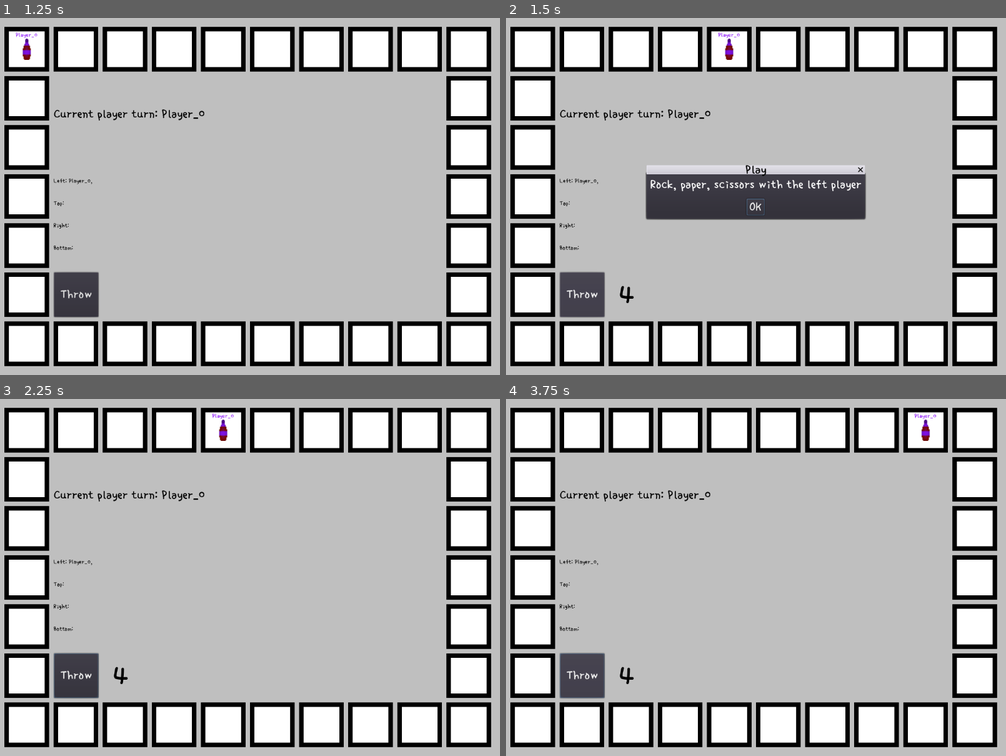
Above: before the commit, frames 1-4 (two rows, left to right).
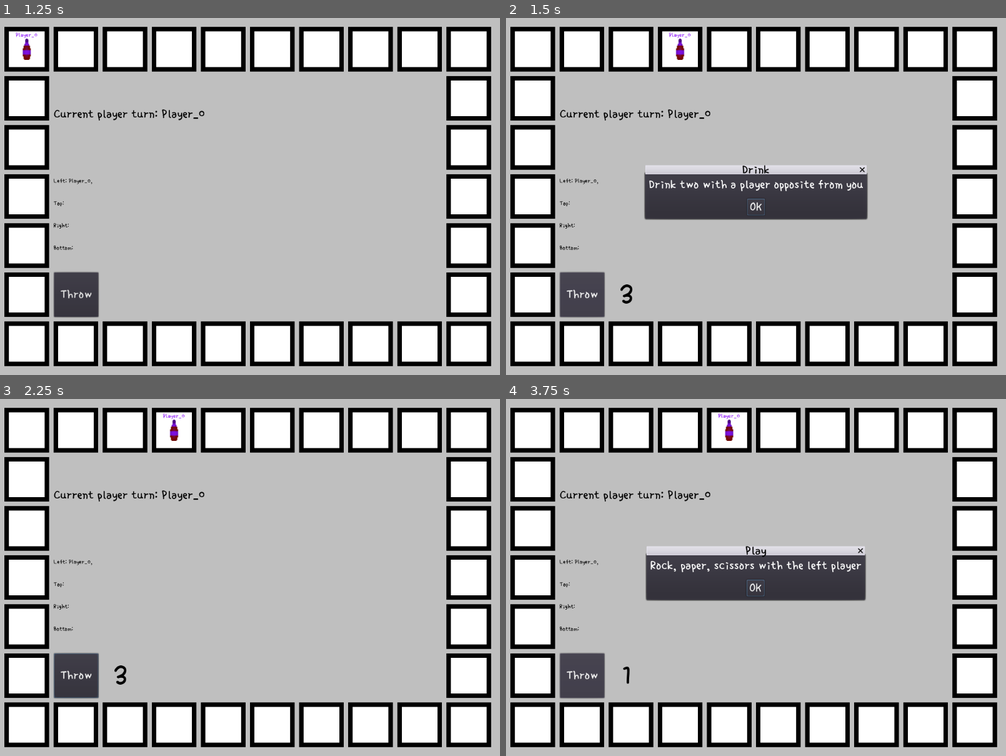
Above: after the commit, the same moments.

Repository: askoki160/angels-of-delta
Game: Godot game, scene res://Scenes/StartScene.tscn
Same seed, same stepped clock (60 frames per second), same inputs: the game is played once before the commit and once after it. Before the commit the project starts from res://StartScene.tscn.
Inputs:
- Up to frame 1 (1.25 s): click "Start" at 0.5 s
- Up to frame 2 (1.5 s): click "Throw" at 1.25 s
- Up to frame 3 (2.25 s): click "Start" at 2 s
- Up to frame 4 (3.75 s): click "Start" at 2.75 s; click "Throw" at 3.5 s

Frame 1 is identical in both runs. In frame 2, 1.1% of the frame differs, in the area x 22-73%, y 4-81%; in frame 3, 0.3%; in frame 4, 6.8%, in the area x 10-87%, y 4-84%.

Commit message:
Reorganized project structure

Diff:
--- /dev/null
+++ b/Scenes/DiceScene.tscn
@@ -0,0 +1,42 @@
+[gd_scene load_steps=5 format=2]
+
+[ext_resource path="res://Scripts/DiceScene.gd" type="Script" id=1]
+[ext_resource path="res://assets/fonts/single_day_dynamic.tres" type="DynamicFont" id=2]
+[ext_resource path="res://assets/fonts/single_day_regular.ttf" type="DynamicFontData" id=3]
+
+
+[sub_resource type="DynamicFont" id=1]
+size = 70
+font_data = ExtResource( 3 )
+
+[node name="Node2D" type="Node2D"]
+script = ExtResource( 1 )
+
+[node name="Label" type="Label" parent="."]
+self_modulate = Color( 0, 0, 0, 1 )
+show_behind_parent = true
+margin_left = 100.0
+margin_right = 200.0
+margin_bottom = 100.0
+size_flags_horizontal = 0
+size_flags_vertical = 0
+custom_fonts/font = SubResource( 1 )
+custom_colors/font_color = Color( 1, 1, 1, 1 )
+custom_colors/font_outline_modulate = Color( 1, 1, 1, 1 )
+align = 1
+valign = 1
+__meta__ = {
+"_edit_use_anchors_": false
+}
+
+[node name="Button" type="Button" parent="."]
+margin_left = 0.574673
+margin_right = 100.0
+margin_bottom = 100.0
+custom_fonts/font = ExtResource( 2 )
+custom_colors/font_color_disabled = Color( 1, 1, 1, 1 )
+text = "Throw"
+__meta__ = {
+"_edit_use_anchors_": false
+}
+[connection signal="pressed" from="Button" to="." method="_on_Button_pressed"]
--- /dev/null
+++ b/Scenes/Field.tscn
@@ -0,0 +1,26 @@
+[gd_scene load_steps=2 format=2]
+
+[ext_resource path="res://Scripts/Field.gd" type="Script" id=2]
+
+
+[node name="Node2D" type="Node2D"]
+script = ExtResource( 2 )
+
+[node name="OuterRect" type="ColorRect" parent="."]
+margin_left = -50.0
+margin_top = -50.0
+margin_right = 50.0
+margin_bottom = 50.0
+color = Color( 0, 0, 0, 1 )
+__meta__ = {
+"_edit_use_anchors_": false
+}
+
+[node name="InnerRect" type="ColorRect" parent="."]
+margin_left = -40.0
+margin_top = -40.0
+margin_right = 40.0
+margin_bottom = 40.0
+__meta__ = {
+"_edit_use_anchors_": false
+}
--- /dev/null
+++ b/Scenes/LobbyScene.tscn
@@ -0,0 +1,24 @@
+[gd_scene load_steps=2 format=2]
+
+[ext_resource path="res://assets/fonts/single_day_dynamic.tres" type="DynamicFont" id=1]
+
+[node name="Node2D" type="Node2D"]
+
+[node name="AllPlayers" type="Label" parent="."]
+margin_right = 1117.0
+margin_bottom = 197.0
+custom_fonts/font = ExtResource( 1 )
+__meta__ = {
+"_edit_use_anchors_": false
+}
+
+[node name="Button" type="Button" parent="."]
+margin_left = 302.0
+margin_top = 313.505
+margin_right = 760.0
+margin_bottom = 436.505
+custom_fonts/font = ExtResource( 1 )
+text = "Start"
+__meta__ = {
+"_edit_use_anchors_": false
+}
--- /dev/null
+++ b/Scenes/MainScene.tscn
@@ -0,0 +1,35 @@
+[gd_scene load_steps=5 format=2]
+
+[ext_resource path="res://assets/fonts/single_day_dynamic.tres" type="DynamicFont" id=1]
+[ext_resource path="res://Scenes/DiceScene.tscn" type="PackedScene" id=2]
+[ext_resource path="res://Scenes/PlayerPositionLegend.tscn" type="PackedScene" id=3]
+[ext_resource path="res://Scripts/MainScene.gd" type="Script" id=4]
+
+[node name="RootNode" type="Node2D"]
+script = ExtResource( 4 )
+
+[node name="ColorRect" type="ColorRect" parent="."]
+margin_right = 1120.0
+margin_bottom = 800.0
+color = Color( 0.752941, 0.752941, 0.752941, 1 )
+__meta__ = {
+"_edit_use_anchors_": false
+}
+
+[node name="CurrentPlayerTurn" type="Label" parent="."]
+modulate = Color( 0, 0, 0, 1 )
+margin_left = 120.0
+margin_top = 200.0
+margin_right = 433.0
+margin_bottom = 309.0
+custom_fonts/font = ExtResource( 1 )
+__meta__ = {
+"_edit_use_anchors_": false
+}
+
+[node name="PlayerPositionLegend" parent="." instance=ExtResource( 3 )]
+position = Vector2( 120, 340 )
+
+[node name="Dice" parent="." instance=ExtResource( 2 )]
+position = Vector2( 120, 570 )
+[connection signal="dice_thrown" from="Dice" to="." method="_on_Dice_dice_thrown"]
--- /dev/null
+++ b/Scenes/Player.tscn
@@ -0,0 +1,31 @@
+[gd_scene load_steps=5 format=2]
+
+[ext_resource path="res://assets/images/drinks/AppleJuice.png" type="Texture" id=1]
+[ext_resource path="res://Scripts/Player.gd" type="Script" id=2]
+[ext_resource path="res://assets/fonts/single_day_small.tres" type="DynamicFont" id=3]
+
+[sub_resource type="RectangleShape2D" id=1]
+extents = Vector2( 10.0327, 25.9297 )
+
+[node name="Player" type="KinematicBody2D"]
+script = ExtResource( 2 )
+
+[node name="Sprite" type="Sprite" parent="."]
+scale = Vector2( 1.8, 2 )
+texture = ExtResource( 1 )
+
+[node name="CollisionShape2D" type="CollisionShape2D" parent="."]
+position = Vector2( 1.52588e-05, 1.08371 )
+shape = SubResource( 1 )
+
+[node name="PlayerName" type="Label" parent="."]
+margin_left = -30.0
+margin_top = -40.0
+margin_right = 30.0
+margin_bottom = -24.0
+custom_fonts/font = ExtResource( 3 )
+align = 1
+valign = 1
+__meta__ = {
+"_edit_use_anchors_": false
+}
--- /dev/null
+++ b/Scenes/PlayerPositionLegend.tscn
@@ -0,0 +1,52 @@
+[gd_scene load_steps=2 format=2]
+
+[ext_resource path="res://assets/fonts/single_day_small.tres" type="DynamicFont" id=1]
+
+[node name="PlayerPositionLegend" type="Node2D"]
+
+[node name="Left" type="Label" parent="."]
+modulate = Color( 0, 0, 0, 1 )
+margin_right = 200.0
+margin_bottom = 50.0
+custom_fonts/font = ExtResource( 1 )
+text = "Left: "
+valign = 1
+__meta__ = {
+"_edit_use_anchors_": false
+}
+
+[node name="Top" type="Label" parent="."]
+modulate = Color( 0, 0, 0, 1 )
+margin_top = 50.0
+margin_right = 200.0
+margin_bottom = 100.0
+custom_fonts/font = ExtResource( 1 )
+text = "Top:"
+valign = 1
+__meta__ = {
+"_edit_use_anchors_": false
+}
+
+[node name="Right" type="Label" parent="."]
+modulate = Color( 0, 0, 0, 1 )
+margin_top = 100.0
+margin_right = 200.0
+margin_bottom = 150.0
+custom_fonts/font = ExtResource( 1 )
+text = "Right:"
+valign = 1
+__meta__ = {
+"_edit_use_anchors_": false
+}
+
+[node name="Bottom" type="Label" parent="."]
+modulate = Color( 0, 0, 0, 1 )
+margin_top = 150.0
+margin_right = 200.0
+margin_bottom = 200.0
+custom_fonts/font = ExtResource( 1 )
+text = "Bottom:"
+valign = 1
+__meta__ = {
+"_edit_use_anchors_": false
+}
--- /dev/null
+++ b/Scenes/PopUp.tscn
@@ -0,0 +1,7 @@
+[gd_scene format=2]
+
+[node name="Node2D" type="Node2D"]
+
+[node name="Polygon2D" type="Polygon2D" parent="."]
+color = Color( 0.137255, 0.137255, 0.137255, 1 )
+polygon = PoolVector2Array( 32, 448, 32, 576, 992, 576, 992, 448 )
--- /dev/null
+++ b/Scenes/StartScene.tscn
@@ -0,0 +1,63 @@
+[gd_scene load_steps=4 format=2]
+
+[ext_resource path="res://assets/fonts/single_day_dynamic.tres" type="DynamicFont" id=1]
+[ext_resource path="res://assets/fonts/single_day_large.tres" type="DynamicFont" id=2]
+[ext_resource path="res://Scripts/StartScene.gd" type="Script" id=3]
+
+[node name="Node2D" type="Node2D"]
+script = ExtResource( 3 )
+
+[node name="SpinBox" type="SpinBox" parent="."]
+margin_left = 493.282
+margin_top = 370.697
+margin_right = 610.282
+margin_bottom = 411.697
+size_flags_vertical = 9
+min_value = 1.0
+max_value = 10.0
+value = 1.0
+rounded = true
+align = 1
+__meta__ = {
+"_edit_use_anchors_": false
+}
+
+[node name="NumberOfPlayerLabel" type="Label" parent="."]
+margin_left = 78.1312
+margin_top = 245.092
+margin_right = 1021.13
+margin_bottom = 346.092
+custom_fonts/font = ExtResource( 1 )
+text = "Enter number of players:"
+align = 1
+valign = 1
+__meta__ = {
+"_edit_use_anchors_": false
+}
+
+[node name="StartButton" type="Button" parent="."]
+margin_left = 371.173
+margin_top = 503.995
+margin_right = 735.173
+margin_bottom = 573.995
+custom_fonts/font = ExtResource( 1 )
+custom_colors/font_color_disabled = Color( 0, 0, 0, 1 )
+text = "Start"
+__meta__ = {
+"_edit_use_anchors_": false
+}
+
+[node name="Title" type="Label" parent="."]
+margin_left = 124.884
+margin_top = 83.3243
+margin_right = 978.884
+margin_bottom = 217.324
+custom_fonts/font = ExtResource( 2 )
+text = "Angels of Delta"
+align = 1
+valign = 1
+__meta__ = {
+"_edit_use_anchors_": false
+}
+[connection signal="value_changed" from="SpinBox" to="." method="_on_SpinBox_value_changed"]
+[connection signal="pressed" from="StartButton" to="." method="_on_Button_pressed"]
--- /dev/null
+++ b/Scripts/DiceScene.gd
@@ -0,0 +1,14 @@
+extends Node2D
+
+signal dice_thrown
+
+# Called when the node enters the scene tree for the first time.
+func _ready():
+	pass # Replace with function body.
+
+
+func _on_Button_pressed():
+	# simulate throwing the dice
+	var dice_number = randi() % 6 + 1
+	$Label.text = str(dice_number)
+	emit_signal("dice_thrown", dice_number)
--- /dev/null
+++ b/Scripts/Field.gd
@@ -0,0 +1,14 @@
+extends Node2D
+
+# Called when the node enters the scene tree for the first time.
+func _ready():
+	pass
+
+func resize_sprite(height, width):
+	var sizeto = Vector2(height, width)
+	var size = get_node("OuterRect").get_size()
+	var size_inner = get_node("InnerRect").get_size()
+	var scale_vector: Vector2 = sizeto / size
+	var scale_inner_vector: Vector2 = sizeto / size_inner
+	#get_node("OuterRect").set_scale(scale_vector)
+	#get_node("InnerRect").set_scale(scale_inner_vector)
--- /dev/null
+++ b/Scripts/MainScene.gd
@@ -0,0 +1,80 @@
+extends Node2D
+
+onready var global_vars = get_node("/root/Global")
+onready var all_field_actions = global_vars.all_field_actions
+var Player = load("res://Scenes/Player.tscn")
+
+var state = Utils.PlayerState.new()
+var current_player = null
+
+# Called when the node enters the scene tree for the first time.
+func _ready():
+	var map = Utils.Map.new(self, global_vars.fields)
+	map.generate_fields()
+	for i in range(global_vars.players):
+		var Player = load("res://Scenes/Player.tscn")
+		var player_instance = Player.instance()
+		var player_name = "Player_" + str(i)
+		player_instance.set_name(player_name)
+		var player_sitting_position = i % global_vars.sitting_positions
+		match (player_sitting_position):
+			0:
+				$PlayerPositionLegend.get_node("Left").text += player_name + ", "
+			1:
+				$PlayerPositionLegend.get_node("Top").text += player_name + ", "
+			2:
+				$PlayerPositionLegend.get_node("Right").text += player_name + ", "
+			3:
+				$PlayerPositionLegend.get_node("Bottom").text += player_name + ", "
+		# connect all field instances
+		player_instance.connect("ended_turn", self, "_on_end_turn")
+		state.add_player(player_instance)
+		add_child(player_instance)
+
+	$CurrentPlayerTurn.text = "Current player turn: " + str(state.get_current_name())
+
+
+func _on_Dice_dice_thrown(dice_number):
+	self.current_player = state.get_current_instance()
+	self.current_player.take_turn(dice_number)
+
+func alert(title: String, text: String) -> void:
+	var dialog = AcceptDialog.new()
+	dialog.theme = load("res://assets/my_theme.tres")
+	dialog.dialog_text = text
+	dialog.window_title = title
+	dialog.connect('modal_closed', dialog, 'queue_free')
+	add_child(dialog)
+	dialog.popup_centered_minsize(Vector2(400, 100))
+
+func _on_end_turn():
+	var field_actions = all_field_actions[self.current_player.pos_index]
+	var end_turn = true
+
+	for action in field_actions:
+		match action.get_id():
+			'BaseField':
+				alert(action.title, action.message)
+			'MoveField':
+				alert(action.title, action.message)
+				yield(get_tree().create_timer(2), "timeout")
+				self.current_player.take_turn(action.move_number)
+			'PlayAgainField':
+				alert(action.title, action.message)
+				end_turn = false
+			'MovePreviousPositionField':
+				alert(action.title, action.message)
+				yield(get_tree().create_timer(2), "timeout")
+				var last_thrown = self.current_player.last_dice_thrown_number
+				self.current_player.take_turn(-last_thrown)
+			'MoveStartField':
+				alert(action.title, action.message)
+				self.current_player.set_position(0)
+			'ThrowDiceField':
+				var thrown = self.current_player.last_dice_thrown_number
+				var complete_message = action.message + tr(" That is in your case: ") + str(thrown)
+				alert(action.title, complete_message)
+	if end_turn:
+		state._next_player()
+	# update current player turn
+	$CurrentPlayerTurn.text = "Current player turn: " + str(state.get_current_name())
--- /dev/null
+++ b/Scripts/Network.gd
@@ -0,0 +1,65 @@
+extends Node
+
+const DEFAULT_IP = '127.0.0.1'
+const DEFAULT_PORT = 31400
+const MAX_PLAYERS = 5
+
+var players = { }
+var self_data = { name = '', position = Vector2(360, 180) }
+
+signal player_disconnected
+signal server_disconnected
+
+func _ready():
+	get_tree().connect('network_peer_disconnected', self, '_on_player_disconnected')
+	get_tree().connect('network_peer_connected', self, '_on_player_connected')
+
+func create_server(player_nickname):
+	self_data.name = player_nickname
+	players[1] = self_data
+	var peer = NetworkedMultiplayerENet.new()
+	peer.create_server(DEFAULT_PORT, MAX_PLAYERS)
+	get_tree().set_network_peer(peer)
+
+func connect_to_server(player_nickname):
+	self_data.name = player_nickname
+	get_tree().connect('connected_to_server', self, '_connected_to_server')
+	var peer = NetworkedMultiplayerENet.new()
+	peer.create_client(DEFAULT_IP, DEFAULT_PORT)
+	get_tree().set_network_peer(peer)
+
+func _connected_to_server():
+	var local_player_id = get_tree().get_network_unique_id()
+	players[local_player_id] = self_data
+	rpc('_send_player_info', local_player_id, self_data)
+
+func _on_player_disconnected(id):
+	players.erase(id)
+
+func _on_player_connected(connected_player_id):
+	print("Connecte player: ", connected_player_id)
+	var local_player_id = get_tree().get_network_unique_id()
+	if not(get_tree().is_network_server()):
+		rpc_id(1, '_request_player_info', local_player_id, connected_player_id)
+
+remote func _request_player_info(request_from_id, player_id):
+	if get_tree().is_network_server():
+		rpc_id(request_from_id, '_send_player_info', player_id, players[player_id])
+
+# A function to be used if needed. The purpose is to request all players in the current session.
+remote func _request_players(request_from_id):
+	if get_tree().is_network_server():
+		for peer_id in players:
+			if( peer_id != request_from_id):
+				rpc_id(request_from_id, '_send_player_info', peer_id, players[peer_id])
+
+remote func _send_player_info(id, info):
+	players[id] = info
+	var new_player = load('res://player/Player.tscn').instance()
+	new_player.name = str(id)
+	new_player.set_network_master(id)
+	$'/root/Game/'.add_child(new_player)
+	new_player.init(info.name, info.position, true)
+
+func update_position(id, position):
+	players[id].position = position
--- /dev/null
+++ b/Scripts/Player.gd
@@ -0,0 +1,33 @@
+extends KinematicBody2D
+
+onready var global_vars = get_node("/root/Global/")
+onready var fields = global_vars.fields
+var pos_index = 0
+var init_position_index = 0
+# needed for MoveField depending on dice number
+var last_dice_thrown_number = 0
+
+signal ended_turn
+
+# Called when the node enters the scene tree for the first time.
+func _ready():
+	$PlayerName.text = self.name
+	set_position(init_position_index)
+
+func set_position(board_index):
+	if board_index != init_position_index:
+		fields[self.pos_index]['occupied'] -= 1
+	# update player index
+	self.pos_index = board_index
+	var field_pos = fields[self.pos_index]['location']
+	var occupied = fields[self.pos_index]['occupied']
+	# move player on the board
+	self.position = field_pos + occupied * Vector2(10, 10)
+	fields[self.pos_index]['occupied'] += 1
+
+func take_turn(dice_number) -> void:
+	var board_index = (self.pos_index + dice_number) % fields.size()
+	if dice_number > 0:
+		self.last_dice_thrown_number = dice_number
+	set_position(board_index)
+	emit_signal("ended_turn") # Once the turn has finished
--- /dev/null
+++ b/Scripts/PopUp.gd
@@ -0,0 +1,20 @@
+extends RichTextLabel
+
+var fields = ['Prvo polje', 'Drugo', 'Trece', '4', '5', '6', '7']
+var idx = 0
+
+
+# Declare member variables here. Examples:
+# var a = 2
+# var b = "text"
+
+
+# Called when the node enters the scene tree for the first time.
+func _ready():
+	set_bbcode(fields[idx])
+	set_visible_characters(0)
+
+
+# Called every frame. 'delta' is the elapsed time since the previous frame.
+#func _process(delta):
+#	pass
--- /dev/null
+++ b/Scripts/StartScene.gd
@@ -0,0 +1,16 @@
+extends Node
+
+onready var global_vars = get_node("/root/Global")
+
+# Called when the node enters the scene tree for the first time.
+func _ready():
+	pass # Replace with function body.
+
+
+# start game
+func _on_Button_pressed():
+	Global.goto_scene("res://Scenes/MainScene.tscn")
+
+
+func _on_SpinBox_value_changed(value):
+	global_vars.players = value
--- a/Utils.gd
+++ b/Utils.gd
@@ -153,7 +153,7 @@
 			else:
 				position_y -= rect_height + 10
 
-			var Field = load("res://Field.tscn")
+			var Field = load("res://Scenes/Field.tscn")
 			var field_instance = Field.instance()
 			field_instance.position = Vector2(position_x, position_y)
 			field_instance.resize_sprite(rect_height, rect_width)
--- a/project.godot
+++ b/project.godot
@@ -16,14 +16,18 @@
 [application]
 
 config/name="Angels Of Delta"
-run/main_scene="res://StartScene.tscn"
+run/main_scene="res://Scenes/StartScene.tscn"
 config/icon="res://icon.png"
 
 [autoload]
 
 Utils="*res://Utils.gd"
 Global="*res://Global.gd"
-StartScene="*res://StartScene.tscn"
+StartScene="*res://Scenes/StartScene.tscn"
+
+[debug]
+
+gdscript/warnings/enable=false
 
 [display]
 
